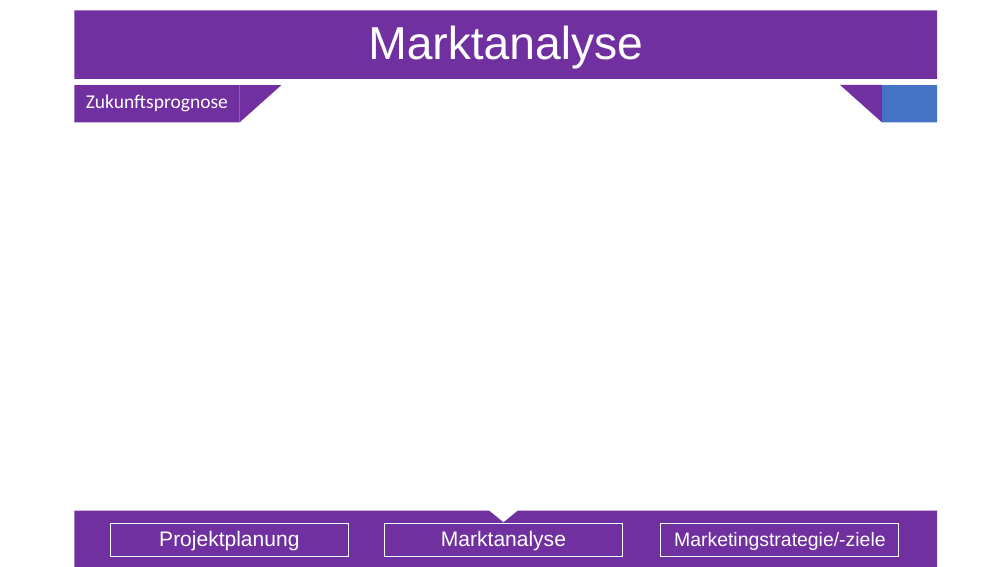
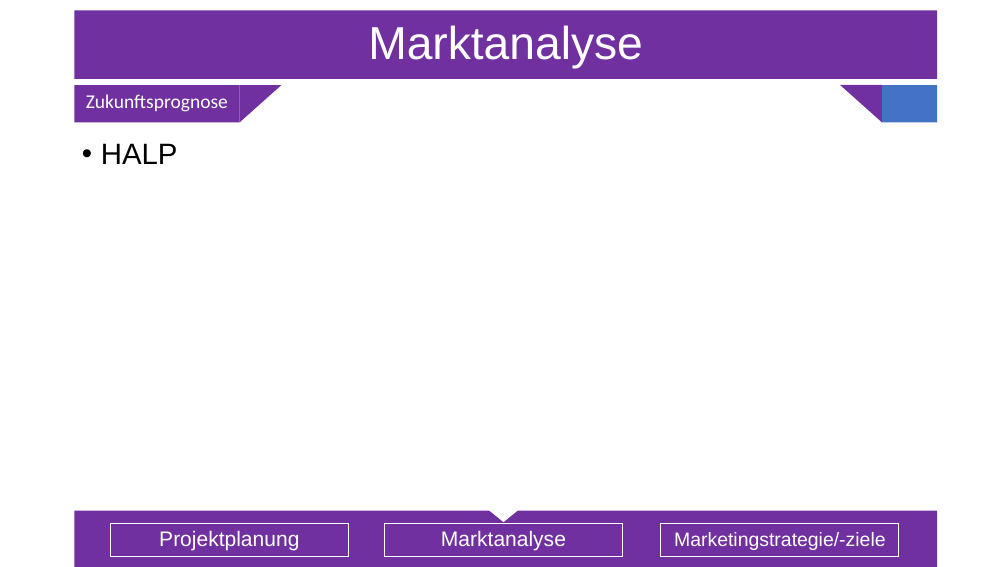
Before and after one commit to Sl0thking/mp_gproz_scrumiverse, a slide deck: slide 12 of 5_Präsentation/Projektpräsentation.pptx (slide 8 before the commit). Drawn at 1008x567 pixels with LibreOffice and Linux fonts; fonts in the diff are those of the drawing. Boxes give left, top, right and bottom in pixels: in the first picture for what was removed or moved away, otherwise in the second. Text is boxed around its words. In the diff, an @@ line names an element or a change of style, - is before the commit and + after.

```diff
--- a/5_Präsentation/Projektpräsentation.pptx
+++ b/5_Präsentation/Projektpräsentation.pptx
@@ text added at box(101, 143, 178, 164), 28 pt, text #000000 @@
+• HALP
```
Also in this commit, not shown: 12 other slides changed, 10 slides added, 1 slide removed, 1 other file.
